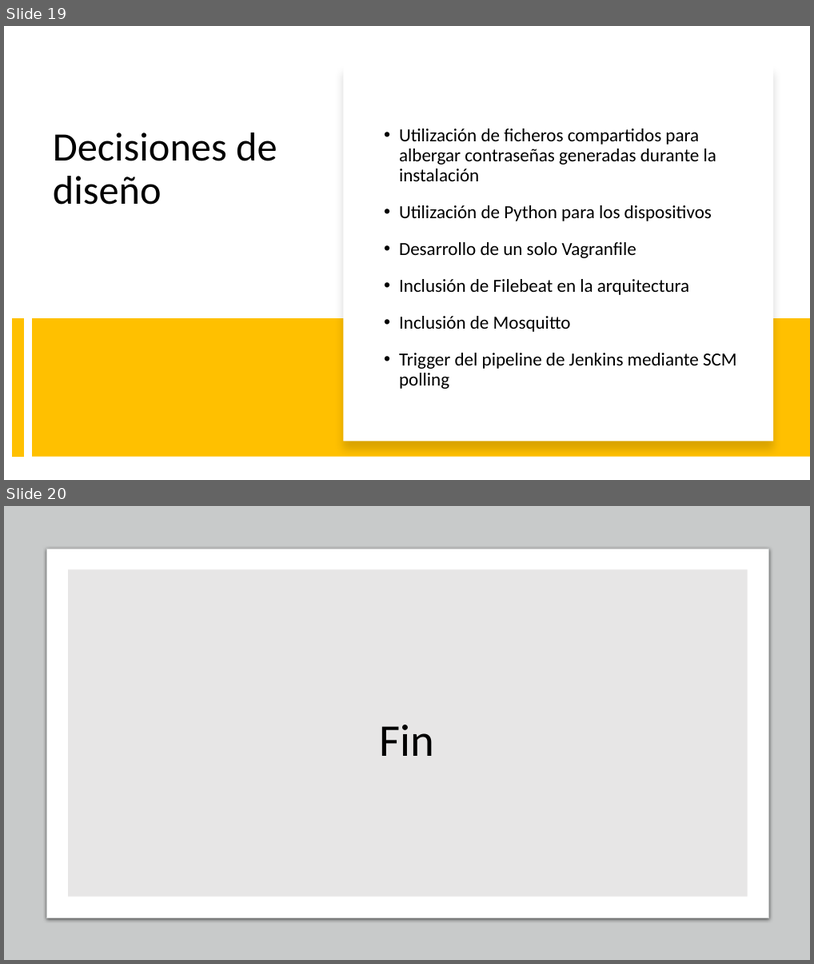
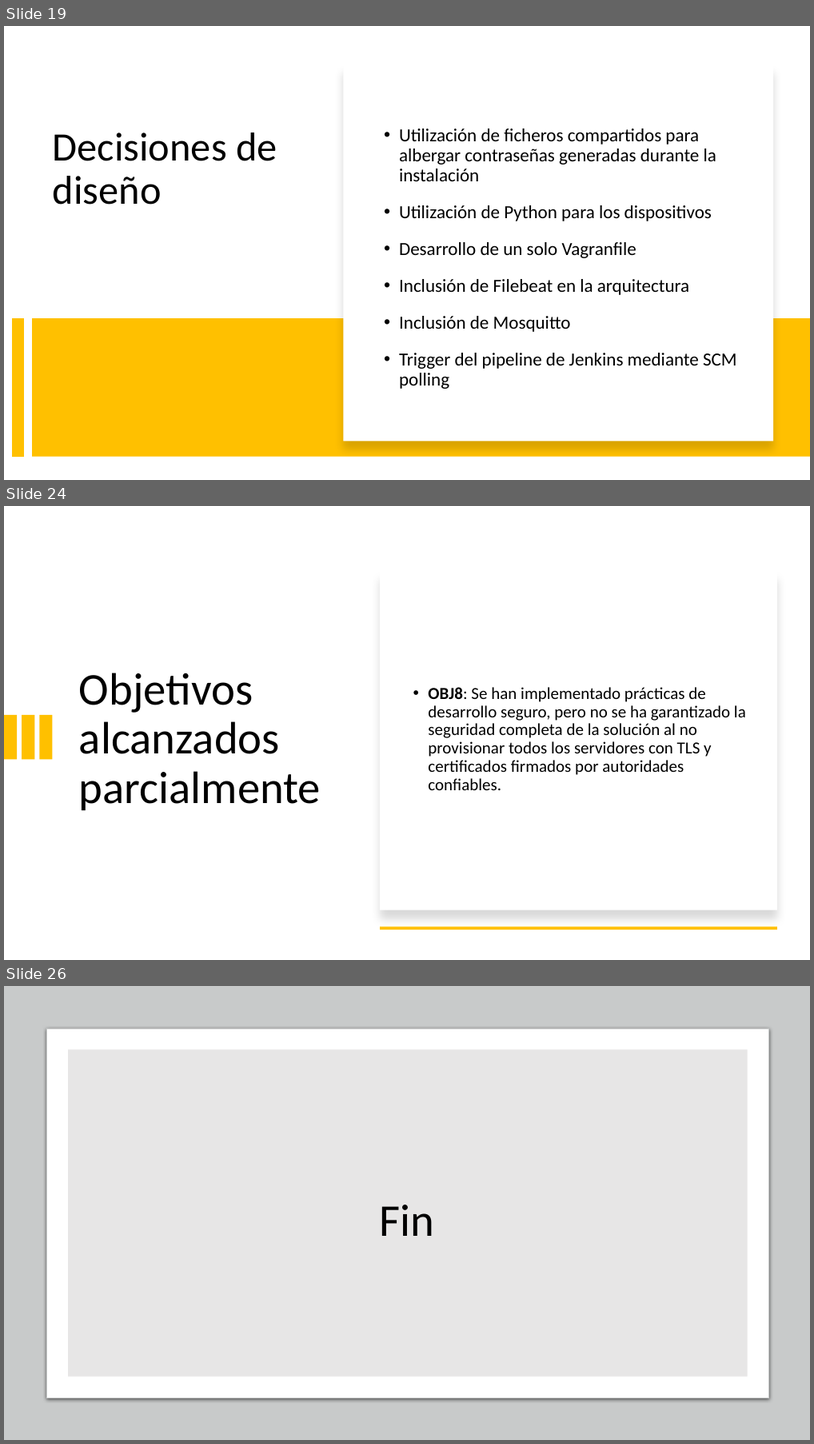
Before and after one commit to alfonsodiezramirez-upm/vagrant-ELK-edgeCluster, a slide deck: Presentación PFM.pptx. Shown one above the other, each under a label of ours: slides 19 and 20 before the commit, slides 19, 24 and 26 after it; the slides between them are not shown. The pictures are 814x964 and 814x1444 pixels, drawn with LibreOffice and Linux fonts; fonts in the diff are those of the drawing. Boxes give left, top, right and bottom in pixels: in the first picture for what was removed or moved away, otherwise in the second. Text is boxed around its words. In the diff, an @@ line names an element or a change of style, - is before the commit and + after.

```diff
--- a/Presentación PFM.pptx
+++ b/Presentación PFM.pptx
@@ slide 24 added at box(4, 506, 810, 960), background #FFFFFF @@
@@ rectangle added at box(380, 571, 778, 909), fill #FFFFFF @@
@@ title added at box(79, 672, 321, 810), 54 pt, text #000000 @@
+Objetivos alcanzados
+parcialmente
@@ text added at box(428, 687, 746, 790), 20 pt, text #000000 @@
+• OBJ8: Se han implementado prácticas de desarrollo seguro, pero no se ha garantizado la seguridad completa de la solución al no provisionar todos los servidores con TLS y certificados firmados por autoridades confiables.
@@ rectangle added at box(4, 715, 17, 760), fill #FFC000 @@
@@ rectangle added at box(22, 715, 34, 760), fill #FFC000 @@
@@ rectangle added at box(40, 715, 52, 760), fill #FFC000 @@
@@ rectangle added at box(380, 927, 778, 929), fill #FFC000 @@
@@ what was slide 20 is now slide 26 @@
```
Also in this commit, not shown: 2 slides changed, 5 other slides added.
